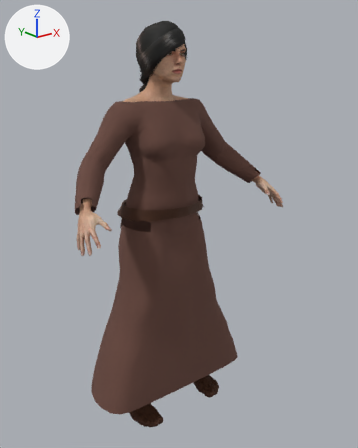
One commit to the glTF model modelle/figuren/menschen/probe_frau/probe_frau.gltf: the scene before it, then after it.
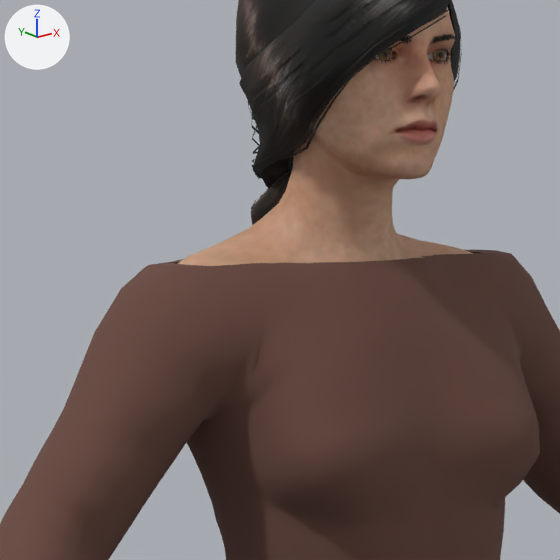
Old and new are each drawn whole from a camera (50 mm lens) standing at (-1.382, -1.894, 1.676) and looking at (0.038, -0.12, 0.966) and again close up on the part from 23% to 59% of the width and 9% to 38% of the height. Lighting does not change. The marker at upper left points along +X, +Y and +Z. The older version's two pictures come first. Vertices at exactly the same position are counted once.

In view in the first close-up: 'Haare', 'Kittel', 'Koerper' and 3 more.
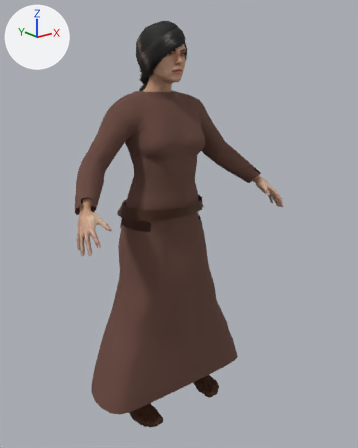
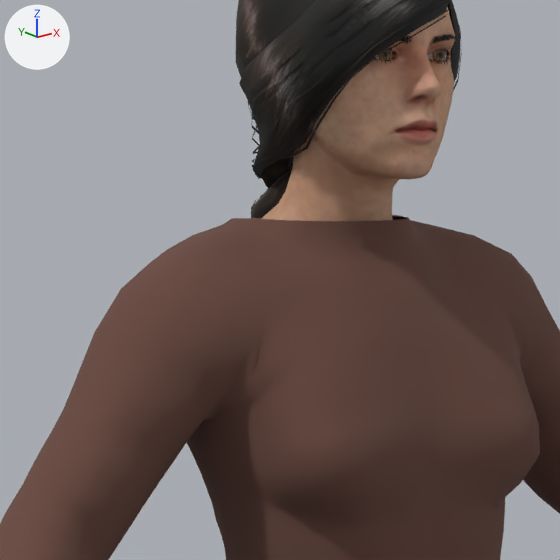
Location of each change, (x1, y1, x2, y2) in pixels of the close-ups (560 x 560 px):
'Kittel', reshaped
    before: (0, 250, 560, 560)
    after: (0, 215, 560, 560)
part 1 of me_kittel, built on
    before: (121, 250, 515, 298)
    after: (121, 215, 515, 298)
part 2 of me_koerper, deleted (brown)
    before: (178, 232, 473, 266)

Patch to the scene script:
```diff
--- a/modelle/figuren/menschen/probe_frau/probe_frau.gltf.py
+++ b/modelle/figuren/menschen/probe_frau/probe_frau.gltf.py
@@ me_kittel @@
 # used by ob_kittel; location = (0.0, 0.0, 0.0)
-me_kittel.from_pydata(...)  # 1269 vertices, 2428 faces; spans x -0.526..0.526, y -0.223..0.122, z 0.934..1.539
+me_kittel.from_pydata(...)  # 1332 vertices, 2568 faces; spans x -0.526..0.526, y -0.223..0.122, z 0.934..1.579
+# me_kittel part 1
+# 38 vertices are removed from x -0.181..0.181, y -0.087..0.068, z 1.539
+# 70 faces are deleted
+# 4 vertices in x -0.14..0.14, y -0.056..0.056, z 1.539 move by (0.0, 0.0, 0.005)
+# 4 vertices in x -0.216..0.216, y -0.021..0.004, z 1.539 move by (0.0, 0.0, 0.001)
+# 4 vertices in x -0.16..0.16, y -0.065..0.064, z 1.539 move by (0.0, 0.0, 0.002)
+# 7 vertices move from x -0.176..0.176, y -0.074..0.059, z 1.539 to x -0.176..0.176, y -0.074..0.059, z 1.543..1.552
+# 101 vertices are added at x -0.18..0.18, y -0.098..0.067, z 1.546..1.579
+# 210 new faces join them
 me_kittel.materials.append(mat_kittel)
@@ me_koerper @@
 # used by ob_koerper; location = (0.0, 0.0, 0.0)
-me_koerper.from_pydata(...)  # 7974 vertices, 15768 faces; spans x -0.569..0.569, y -0.347..0.064, z 0.997..1.861
+me_koerper.from_pydata(...)  # 7804 vertices, 15416 faces; spans x -0.569..0.569, y -0.347..0.051, z 0.997..1.861
+# me_koerper part 2
+# 170 vertices are removed from x -0.219..0.219, y -0.102..0.064, z 1.497..1.554
+# 352 faces are deleted
 me_koerper.materials.append(mat_haut)
```
